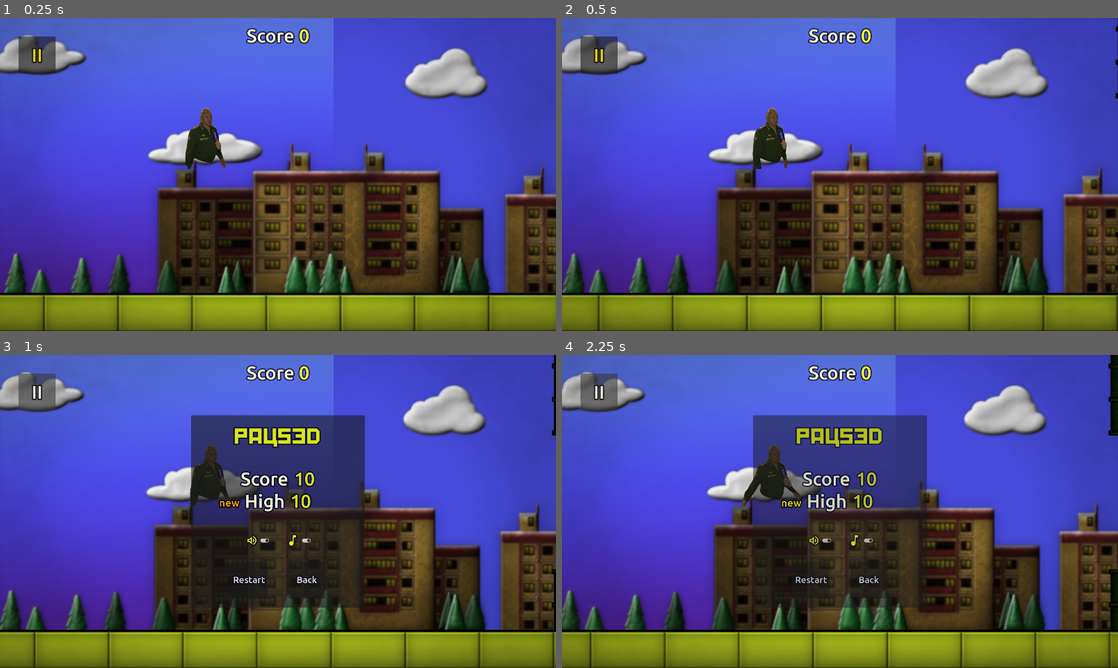
Above: before the commit, frames 1-4 (two rows, left to right).
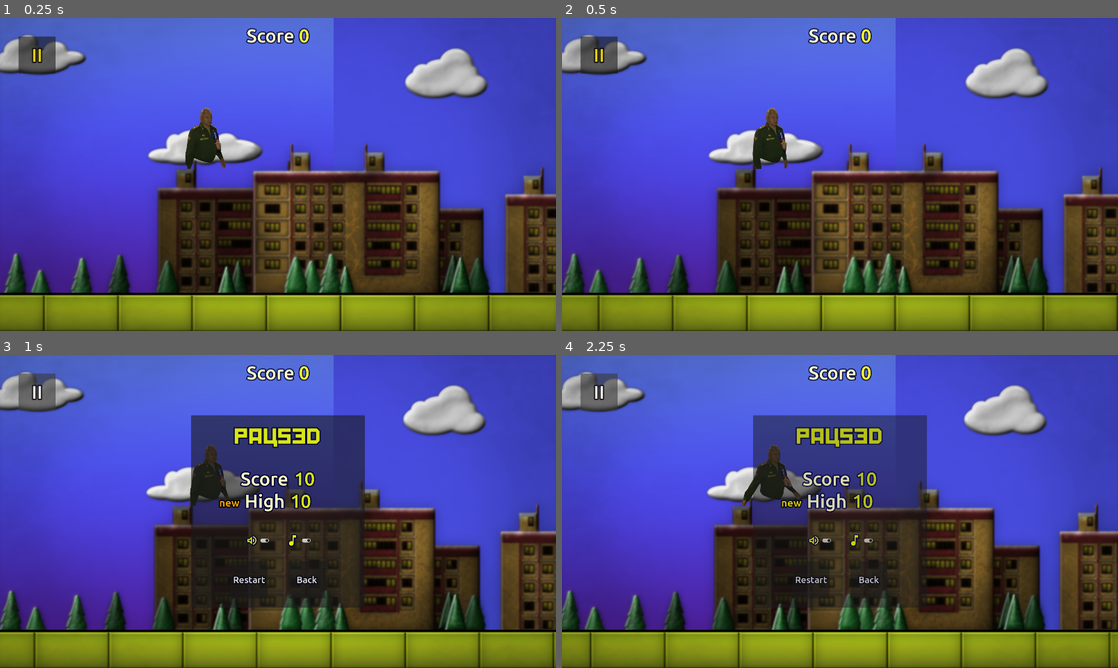
Above: after the commit, the same moments.

Repository: vibrunazo/godot_shoigu
Game: Godot game, scene res://scenes/main.tscn
Same seed, same stepped clock (60 frames per second), same inputs: the game is played once before the commit and once after it. This scene is started directly instead of the project's main scene. Sound files missing from this copy of the repository are replaced by a short silence.
Inputs:
- Up to frame 1 (0.25 s): no input
- Up to frame 2 (0.5 s): no input
- Up to frame 3 (1 s): click "II" at 0.5 s
- Up to frame 4 (2.25 s): click "Restart" at 1.25 s; click "II" at 2 s

Frame 1 is identical in both runs. In frame 2, less than 0.1% of the frame differs, in the area x 99-100%, y 0-84%; in frame 3, 0.2%; in frame 4, 0.7%, in the area x 98-100%, y 0-88%.

Commit message:
add manual parallax to front tubes

Diff:
--- a/scenes/wall.gd
+++ b/scenes/wall.gd
@@ -7,6 +7,9 @@
 
 @onready var game: Game = Game.game_ref
 @onready var cam: GameCam = GameCam.cam_ref
+@onready var hit_top: RigidBody2D = $HitTop
+@onready var hit_bot: RigidBody2D = $HitBot
+@onready var sprite_tel: Sprite2D = %SpriteTEL
 
 func _ready():
 	update_tel()
@@ -21,17 +24,22 @@
 	var p = global_position
 	var c = cam.global_position
 	var d = c - p
-	var k = 0.08
-	var x = clamp(d.x * k, -128, 128)
-	%SpriteTop2.position.x = x
-	%SpriteBottom2.position.x = x
+	var k1 = -0.06
+	var k2 = 0.02
+	var x1 = clamp(d.x * k1, -128, 128)
+	var x2 = clamp(d.x * k2, -128, 128)
+	%SpriteTop2.position.x = x2
+	%SpriteBottom2.position.x = x2
+	hit_bot.position.x = x1
+	hit_top.position.x = x1
+	#sprite_tel.position.x = x1 * 0.5
 
 func set_y(new_y):
 	global_position.y = new_y
 	update_tel()
 
 func update_tel():
-	%SpriteTEL.global_position.y = randf_range(tel_height_min, tel_height_max)
+	sprite_tel.global_position.y = randf_range(tel_height_min, tel_height_max)
 
 func _on_area_score_body_entered(body):
 	if body is Bird:
--- a/scenes/wall.tscn
+++ b/scenes/wall.tscn
@@ -26,17 +26,6 @@
 region_enabled = true
 region_rect = Rect2(0, 0, 256, 1536)
 
-[node name="SpriteTop" type="Sprite2D" parent="."]
-z_index = 12
-z_as_relative = false
-texture_repeat = 2
-position = Vector2(0, -576)
-rotation = -3.14159
-scale = Vector2(0.5, 0.5)
-texture = ExtResource("1_isrp6")
-region_enabled = true
-region_rect = Rect2(0, 0, 256, 1536)
-
 [node name="SpriteBottom2" type="Sprite2D" parent="."]
 unique_name_in_owner = true
 modulate = Color(0.3, 0.3, 0.3, 1)
@@ -45,16 +34,6 @@
 texture_repeat = 2
 position = Vector2(64, 576)
 scale = Vector2(0.45, 0.45)
-texture = ExtResource("1_isrp6")
-region_enabled = true
-region_rect = Rect2(0, 0, 256, 1536)
-
-[node name="SpriteBottom" type="Sprite2D" parent="."]
-z_index = 12
-z_as_relative = false
-texture_repeat = 2
-position = Vector2(0, 576)
-scale = Vector2(0.5, 0.5)
 texture = ExtResource("1_isrp6")
 region_enabled = true
 region_rect = Rect2(0, 0, 256, 1536)
@@ -78,6 +57,17 @@
 position = Vector2(0, -576)
 shape = SubResource("RectangleShape2D_fe76j")
 
+[node name="SpriteTop" type="Sprite2D" parent="HitTop"]
+z_index = 12
+z_as_relative = false
+texture_repeat = 2
+position = Vector2(0, -576)
+rotation = -3.14159
+scale = Vector2(0.5, 0.5)
+texture = ExtResource("1_isrp6")
+region_enabled = true
+region_rect = Rect2(0, 0, 256, 1536)
+
 [node name="HitBot" type="RigidBody2D" parent="."]
 freeze = true
 
@@ -85,4 +75,14 @@
 position = Vector2(0, 576)
 shape = SubResource("RectangleShape2D_fe76j")
 
+[node name="SpriteBottom" type="Sprite2D" parent="HitBot"]
+z_index = 12
+z_as_relative = false
+texture_repeat = 2
+position = Vector2(0, 576)
+scale = Vector2(0.5, 0.5)
+texture = ExtResource("1_isrp6")
+region_enabled = true
+region_rect = Rect2(0, 0, 256, 1536)
+
 [connection signal="body_entered" from="AreaScore" to="." method="_on_area_score_body_entered"]
